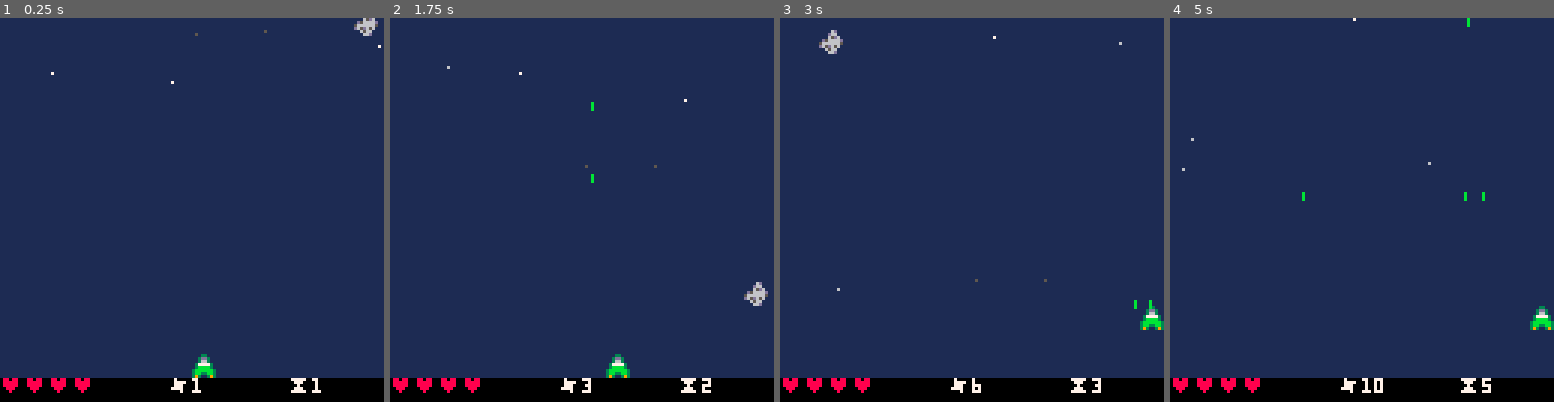
Above: before the commit, frames 1-4 (left to right).
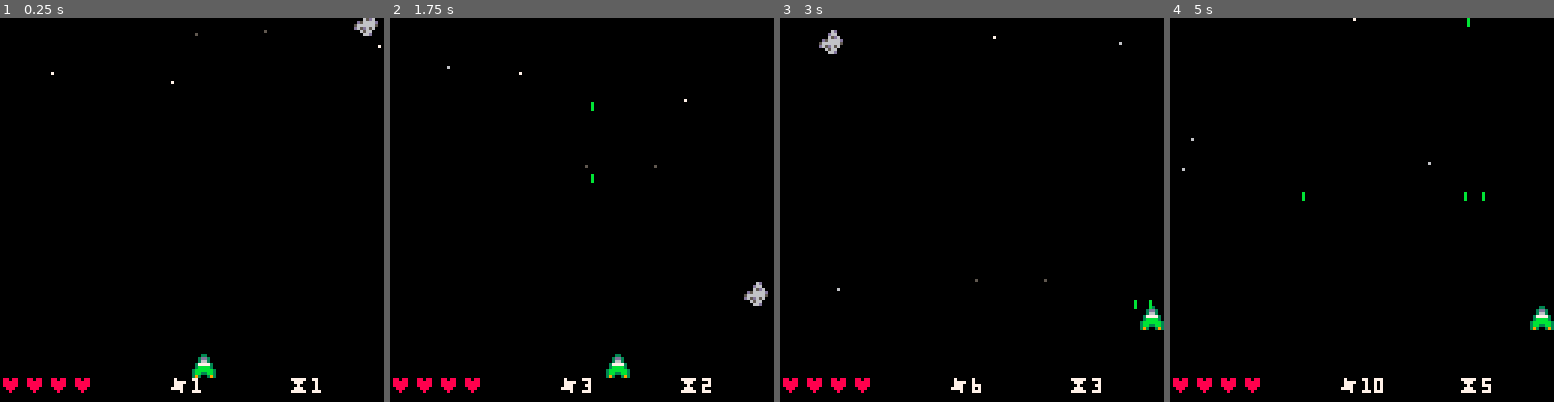
Above: after the commit, the same moments.

Repository: jwnukoski/PICO-8-Workspace
Game: PICO-8 cartridge test.p8
Same seed, same stepped clock (60 frames per second), same inputs: the game is played once before the commit and once after it.
Inputs:
- Up to frame 1 (0.25 s): no input
- Up to frame 2 (1.75 s): tap X (X key) at 0.33, 1.07 s; tap O (Z key) at 0.7, 1.7 s; hold Right from 1.6 s (still down)
- Up to frame 3 (3 s): tap X (X key) at 1.85, 2.97 s; release Right at 2.1 s; tap O (Z key) at 2.1, 2.5, 2.9 s; hold Up 2.15-2.42 s; hold Right from 2.47 s (still down)
- Up to frame 4 (5 s): release Right at 3.03 s; hold Left 3.08-3.58 s; tap O (Z key) every 0.4 s from 3.3 to 4.9 s; hold Down 3.63-3.97 s; hold Right 4.02-4.68 s; tap X (X key) at 4.08 s; hold Up from 4.73 s (still down)

The runs differ from the first frame. In frame 1, 93% of the frame differs, in the area x 0-100%, y 0-94%; in frame 2, 93%; in frame 3, 93%; in frame 4, 93%.

Commit message:
upgrades

Diff:
--- a/test.p8
+++ b/test.p8
@@ -3,8 +3,6 @@
 __lua__
 
 -- Run INFO test.p8 to get accurate tokens.
-
--- Must be in this file. Can't nest.
 #include ./utilities/log.lua
 #include ./utilities/input.lua
 #include ./utilities/color.lua
@@ -14,9 +12,10 @@
 #include ./test/collidable.lua
 #include ./test/bullet.lua
 #include ./test/star.lua
+#include ./test/explosion.lua
 #include ./test/meteor.lua
 #include ./test/player.lua
-#include ./test/explosion.lua
+#include ./test/enemy.lua
 #include ./test/menu-health.lua
 #include ./test/menu-weapon.lua
 #include ./test/menu-time.lua
--- a/test/main.lua
+++ b/test/main.lua
@@ -8,7 +8,7 @@
 menu = {}
 
 function _draw()
-    cls(COLOR.DRK_BLU)
+    cls()
 
     -- Draw the stars
     for _, star in ipairs(stars) do
